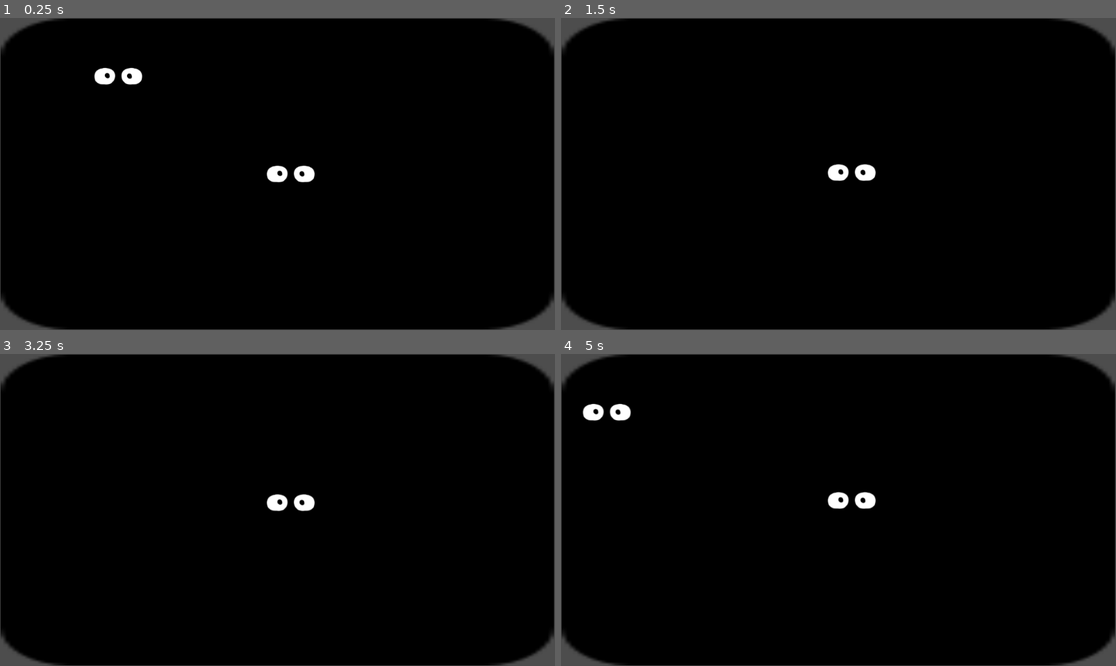
Above: before the commit, frames 1-4 (two rows, left to right).
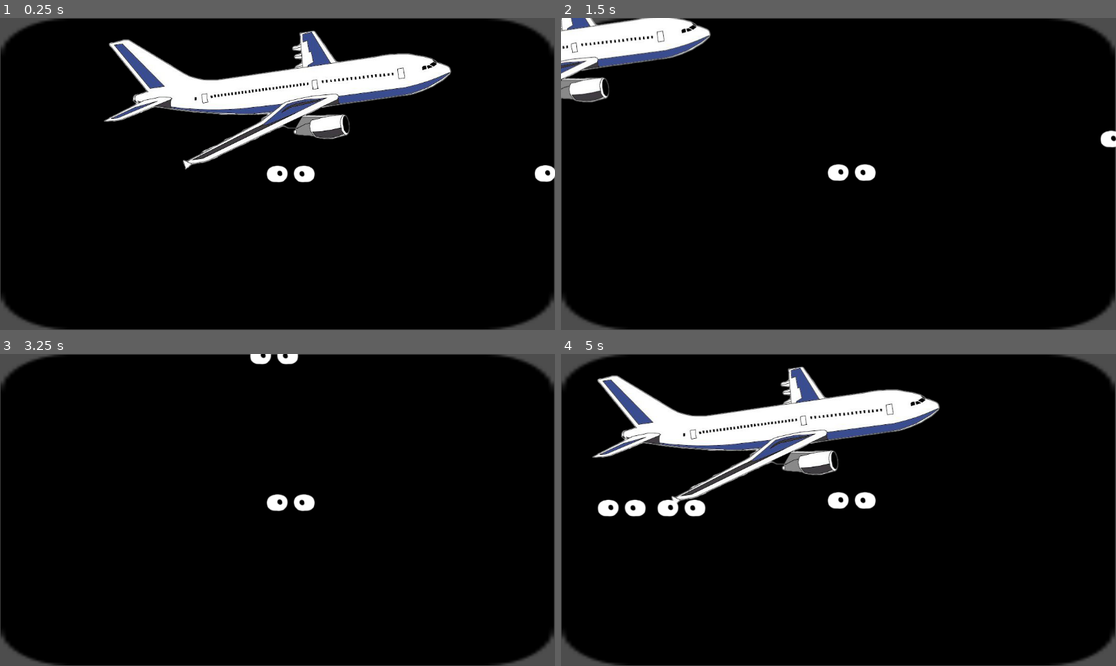
Above: after the commit, the same moments.

Repository: scottmez/MicroJam53
Game: Godot game, scene res://main_game.tscn
The game is run twice, just before and just after one commit, with the same random seed, the same clock (stepped at 60 frames per second) and the same inputs. The engine's default icon, where the game draws it, is replaced by a stand-in: a white triangle on a blue panel in a dark square.
Inputs:
- Up to frame 1 (0.25 s): no input
- Up to frame 2 (1.5 s): tap Enter at 0.5 s; hold D (move_right) 0.53-1.28 s; hold E (interact, bound only after the commit) 0.53-1.28 s; hold S (move_down) from 1.28 s (still down); tap E (interact, bound only after the commit) at 1.35 s
- Up to frame 3 (3.25 s): release S (move_down) at 2.03 s; hold D (move_right) 2.03-2.78 s; hold E (interact, bound only after the commit) 2.03-2.78 s; hold W (move_up) from 2.78 s (still down); tap E (interact, bound only after the commit) at 2.85 s
- Up to frame 4 (5 s): release W (move_up) at 3.53 s; hold E (interact, bound only after the commit) 3.53-4.28 s; hold A (move_left) from 3.53 s (still down); tap E (interact, bound only after the commit) at 4.35 s

The runs differ from the first frame. In frame 1, 10% of the frame differs, in the area x 17-100%, y 4-53%; in frame 2, 4.3%; in frame 3, 0.2%; in frame 4, 11%, in the area x 3-69%, y 4-53%.

Commit message:
added collecting of friends to plane

Diff:
--- /dev/null
+++ b/event.gd
@@ -0,0 +1,3 @@
+extends Node
+
+signal friend_collected
--- a/friend.gd
+++ b/friend.gd
@@ -2,7 +2,26 @@
 extends Node2D
 
 @onready var ap = $AnimationPlayer
+@onready var ia = %"Interaction Area"
+var player : Player = null
+var collected : bool = false
 
 func _ready():
-	#ap.play("walk")
-	pass
+	ia.body_entered.connect(_on_player_enter)
+	ia.body_exited.connect(_on_player_exit)
+
+func _on_player_enter(body: Node2D):
+	if body is Player:
+		player = body
+
+func _on_player_exit(body: Node2D):
+	if body is Player:
+		player = null
+
+
+func _input(event):
+	if event.is_action_pressed("interact") and player and not collected:
+		collected = true
+		Event.friend_collected.emit()
+
+		queue_free() #replace with making friend go to plane
--- a/friend.tscn
+++ b/friend.tscn
@@ -64,6 +64,9 @@
 &"walk": SubResource("Animation_k2ghq")
 }
 
+[sub_resource type="CircleShape2D" id="CircleShape2D_nvcv4"]
+radius = 202.002
+
 [node name="Friend" type="Node2D"]
 script = ExtResource("1_nvcv4")
 
@@ -88,3 +91,10 @@
 
 [node name="iris" type="Sprite2D" parent="white1"]
 texture = ExtResource("2_nvcv4")
+
+[node name="Interaction Area" type="Area2D" parent="."]
+unique_name_in_owner = true
+
+[node name="CollisionShape2D" type="CollisionShape2D" parent="Interaction Area"]
+position = Vector2(28, 0)
+shape = SubResource("CircleShape2D_nvcv4")
--- /dev/null
+++ b/game_manager.gd
@@ -0,0 +1 @@
+extends Node2D
--- /dev/null
+++ b/game_manager.tscn
@@ -0,0 +1,6 @@
+[gd_scene load_steps=2 format=3 uid="uid://4oqnitqtc3oc"]
+
+[ext_resource type="Script" uid="uid://dasdc0btie208" path="res://game_manager.gd" id="1_70yv6"]
+
+[node name="GameManager" type="Node2D"]
+script = ExtResource("1_70yv6")
--- a/main_game.tscn
+++ b/main_game.tscn
@@ -1,8 +1,9 @@
-[gd_scene load_steps=4 format=3 uid="uid://crbb0j6n0auq4"]
+[gd_scene load_steps=5 format=3 uid="uid://crbb0j6n0auq4"]
 
 [ext_resource type="PackedScene" uid="uid://48nqgstxk2y4" path="res://player.tscn" id="1_1oj5k"]
 [ext_resource type="Texture2D" uid="uid://bkbbftw7lysgn" path="res://icon.svg" id="2_yx7mw"]
 [ext_resource type="PackedScene" uid="uid://b0hsurc3bbuod" path="res://friend.tscn" id="3_ykeeq"]
+[ext_resource type="PackedScene" uid="uid://bwjup8rx2j37y" path="res://plane.tscn" id="4_6bm6p"]
 
 [node name="MainGame" type="Node2D"]
 
@@ -17,5 +18,13 @@
 scale = Vector2(8.97656, 5.04688)
 texture = ExtResource("2_yx7mw")
 
-[node name="Friend" parent="." instance=ExtResource("3_ykeeq")]
-position = Vector2(-358, -203)
+[node name="Plane" parent="." instance=ExtResource("4_6bm6p")]
+position = Vector2(-8, -153)
+
+[node name="FriendNodes" type="Node2D" parent="."]
+position = Vector2(1192, 4)
+
+[node name="Friend" parent="FriendNodes" instance=ExtResource("3_ykeeq")]
+position = Vector2(-636, -5)
+
+[node name="Friend2" parent="FriendNodes" instance=ExtResource("3_ykeeq")]
--- /dev/null
+++ b/plane.gd
@@ -0,0 +1,14 @@
+extends Sprite2D
+const friend = preload("res://friend.tscn")
+@onready var hb : HBoxContainer =  %HBoxContainer
+
+func _ready():
+	Event.friend_collected.connect(on_friend_collected)
+
+
+func on_friend_collected():
+	var contr : Control = Control.new()
+	contr.custom_minimum_size.x = 120
+	var new_friend = friend.instantiate()
+	hb.add_child(contr)
+	contr.add_child(new_friend)
--- /dev/null
+++ b/plane.tscn
@@ -0,0 +1,23 @@
+[gd_scene load_steps=3 format=3 uid="uid://bwjup8rx2j37y"]
+
+[ext_resource type="Texture2D" uid="uid://p7tt3ydkhrq5" path="res://plane.png" id="1_s46f0"]
+[ext_resource type="Script" uid="uid://bxd4qpwecpe44" path="res://plane.gd" id="2_dpar4"]
+
+[node name="Plane" type="Sprite2D"]
+texture = ExtResource("1_s46f0")
+script = ExtResource("2_dpar4")
+
+[node name="Control" type="Control" parent="."]
+layout_mode = 3
+anchors_preset = 0
+offset_right = 40.0
+offset_bottom = 40.0
+
+[node name="HBoxContainer" type="HBoxContainer" parent="Control"]
+unique_name_in_owner = true
+layout_mode = 1
+anchors_preset = -1
+offset_left = -319.0
+offset_top = 149.0
+offset_right = 321.0
+offset_bottom = 448.0
--- a/player.tscn
+++ b/player.tscn
@@ -5,6 +5,33 @@
 [ext_resource type="Texture2D" uid="uid://dfubdcgtdgyk8" path="res://iris.png" id="3_hqtel"]
 
 [sub_resource type="CircleShape2D" id="CircleShape2D_onrkg"]
+
+[sub_resource type="Animation" id="Animation_hqtel"]
+length = 0.001
+tracks/0/type = "value"
+tracks/0/imported = false
+tracks/0/enabled = true
+tracks/0/path = NodePath("white1:position")
+tracks/0/interp = 1
+tracks/0/loop_wrap = true
+tracks/0/keys = {
+"times": PackedFloat32Array(0),
+"transitions": PackedFloat32Array(1),
+"update": 0,
+"values": [Vector2(0, 0)]
+}
+tracks/1/type = "value"
+tracks/1/imported = false
+tracks/1/enabled = true
+tracks/1/path = NodePath("white2:position")
+tracks/1/interp = 1
+tracks/1/loop_wrap = true
+tracks/1/keys = {
+"times": PackedFloat32Array(0),
+"transitions": PackedFloat32Array(1),
+"update": 0,
+"values": [Vector2(55, 0)]
+}
 
 [sub_resource type="Animation" id="Animation_i3pqv"]
 resource_name = "walk"
@@ -31,33 +58,6 @@
 "transitions": PackedFloat32Array(0.366, 1, 1, 2.711),
 "update": 0,
 "values": [Vector2(55, 0), Vector2(55, -20), Vector2(55, -20), Vector2(55, 0)]
-}
-
-[sub_resource type="Animation" id="Animation_hqtel"]
-length = 0.001
-tracks/0/type = "value"
-tracks/0/imported = false
-tracks/0/enabled = true
-tracks/0/path = NodePath("white1:position")
-tracks/0/interp = 1
-tracks/0/loop_wrap = true
-tracks/0/keys = {
-"times": PackedFloat32Array(0),
-"transitions": PackedFloat32Array(1),
-"update": 0,
-"values": [Vector2(0, 0)]
-}
-tracks/1/type = "value"
-tracks/1/imported = false
-tracks/1/enabled = true
-tracks/1/path = NodePath("white2:position")
-tracks/1/interp = 1
-tracks/1/loop_wrap = true
-tracks/1/keys = {
-"times": PackedFloat32Array(0),
-"transitions": PackedFloat32Array(1),
-"update": 0,
-"values": [Vector2(55, 0)]
 }
 
 [sub_resource type="AnimationLibrary" id="AnimationLibrary_sweqy"]
--- a/project.godot
+++ b/project.godot
@@ -14,6 +14,10 @@
 run/main_scene="uid://crbb0j6n0auq4"
 config/features=PackedStringArray("4.4", "Forward Plus")
 config/icon="res://icon.svg"
+
+[autoload]
+
+Event="*res://event.gd"
 
 [input]
 
@@ -37,3 +41,9 @@
 "events": [Object(InputEventKey,"resource_local_to_scene":false,"resource_name":"","device":-1,"window_id":0,"alt_press …(191 unchanged characters)…
 ]
 }
+interact={
+"deadzone": 0.2,
+"events": [Object(InputEventKey,"resource_local_to_scene":false,"resource_name":"","device":-1,"window_id":0,"alt_pressed":false,"shift_pressed":false,"ctrl_pressed":false,"meta_pressed":false,"pressed":false,"keycode":0,"physical_keycode":69,"key_label":0,"unicode":101,"location":0,"echo":false,"script":null)
+, Object(InputEventKey,"resource_local_to_scene":false,"resource_name":"","device":-1,"window_id":0,"alt_pressed":false,"shift_pressed":false,"ctrl_pressed":false,"meta_pressed":false,"pressed":false,"keycode":0,"physical_keycode":70,"key_label":0,"unicode":102,"location":0,"echo":false,"script":null)
+]
+}
Not shown, added: event.gd.uid
Not shown: 1 places in friend.tscn that only renumber resources
Not shown, added: game_manager.gd.uid
Not shown, added: plane.gd.uid
Binary file added: plane.png
Not shown, added: plane.png.import
